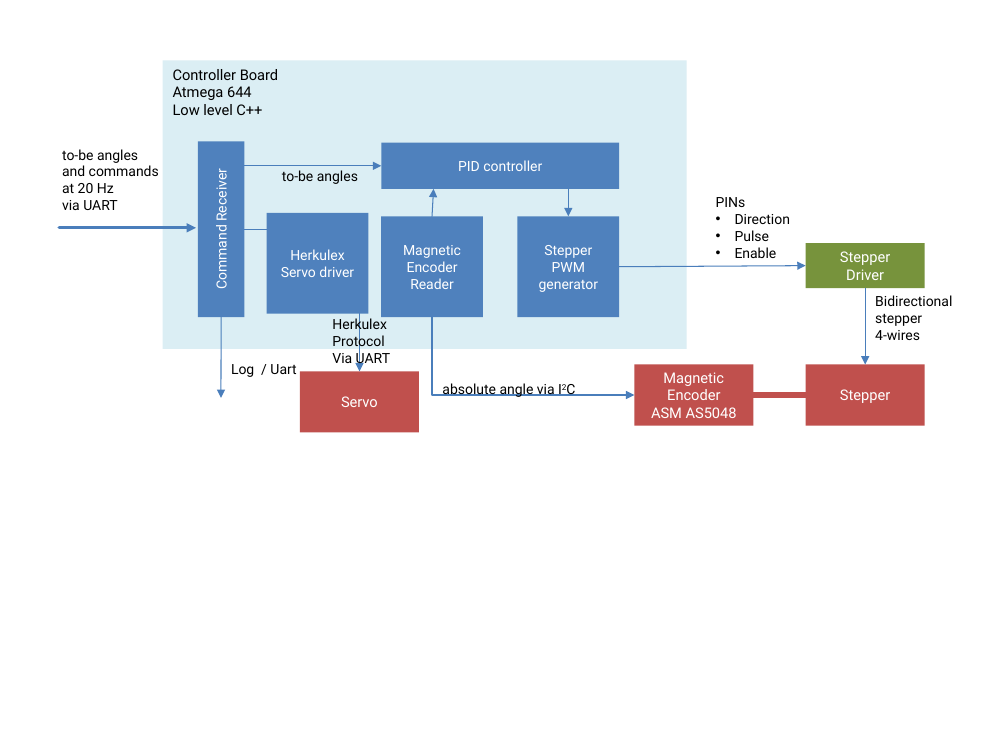
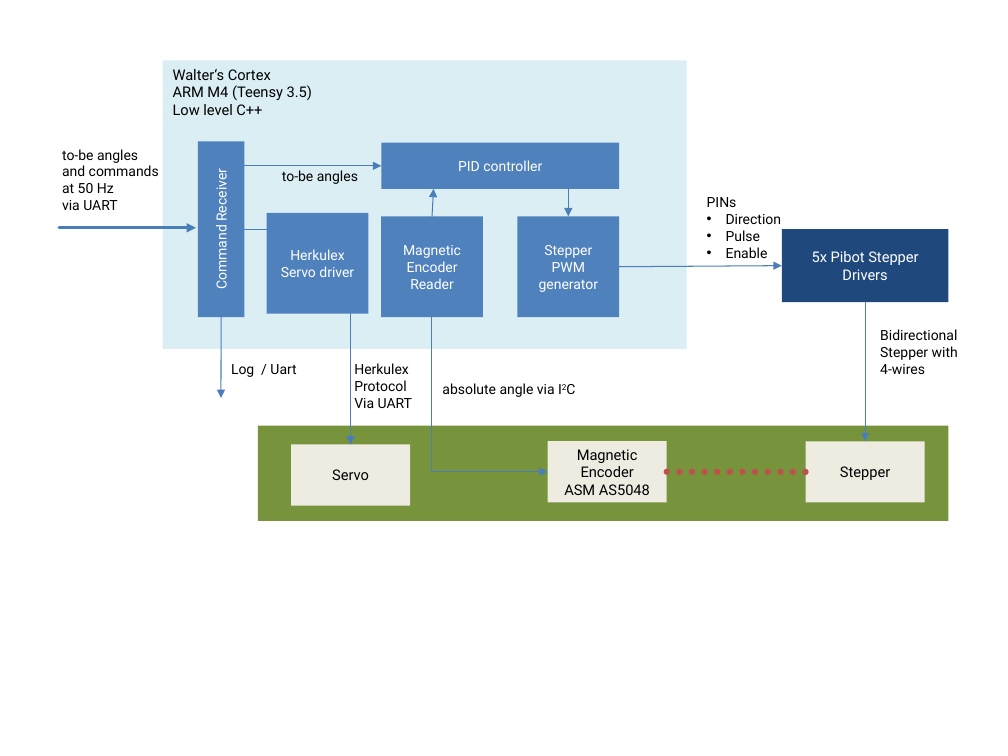
Before and after one commit to goergch/Walter, a slide deck: slide 7 of doc/Walter Documentation.pptx. Drawn at 1008x756 pixels with LibreOffice and Linux fonts; fonts in the diff are those of the drawing. Boxes give left, top, right and bottom in pixels: in the first picture for what was removed or moved away, otherwise in the second. Text is boxed around its words. In the diff, an @@ line names an element or a change of style, - is before the commit and + after.

```diff
--- a/doc/Walter Documentation.pptx
+++ b/doc/Walter Documentation.pptx
@@ text in rectangle at [173,69,312,100]: text changed @@
-Controller Board
-Atmega 644
+Walter‘s Cortex
+ARM M4 (Teensy 3.5)
@@ text at [62,183,114,193]: text changed @@
-at 20 Hz
+at 50 Hz
@@ text "PINs": place and size @@
-text "PINs" at [716,197,790,258]
+text "PINs" at [707,197,781,258]
@@ elbow arrow moved from (244, 229) - (360, 371) to (244, 229) - (351, 445) @@
@@ rectangle "5x Pibot Stepper Drivers": place and size @@
-rectangle "5x Pibot Stepper Drivers" at [805,243,924,288]
+rectangle "5x Pibot Stepper Drivers" at [782,229,949,301]
@@ rectangle "5x Pibot Stepper Drivers" at [782,229,949,301]: fill #77933C to #1F497D @@
@@ arrow moved from (619, 267) - (805, 266) to (619, 267) - (782, 266) @@
@@ text in rectangle at [812,251,918,280]: text changed @@
-Stepper
-Driver
+5x Pibot Stepper Drivers
@@ elbow arrow moved from (432, 318) - (634, 395) to (432, 318) - (547, 472) @@
@@ arrow moved from (865, 288) - (865, 365) to (865, 302) - (865, 442) @@
@@ text "Bidirectional": place and size @@
-text "Bidirectional" at [875,295,952,340]
+text "Bidirectional" at [880,329,958,374]
@@ text "Herkulex" rewrapped from [332,316,390,366] to [354,363,412,408] @@
@@ text at [880,346,958,360]: text changed @@
-stepper
+Stepper with
@@ rectangle added at [258,425,949,520], fill #77933C @@
@@ rectangle "Servo": place and size @@
-rectangle "Servo" at [300,371,419,432]
+rectangle "Servo" at [291,445,410,506]
@@ text colour #FFFFFF to #000000; fill #C0504D to #EEECE1 in 3 elements at [805,442,924,503], [291,445,410,506], [547,442,666,503] @@
@@ rectangle "Magnetic": place and size @@
-rectangle "Magnetic" at [634,365,753,426]
+rectangle "Magnetic" at [547,442,666,503]
@@ rectangle "Stepper": place and size @@
-rectangle "Stepper" at [805,365,924,426]
+rectangle "Stepper" at [805,442,924,503]
@@ line moved from (753, 395) - (805, 395) to (666, 472) - (805, 472) @@
@@ line (666, 472) - (805, 472): stroke #C0504D 4.5 pt to #C0504D 4.5 pt dashed @@
```
Also in this commit, not shown: 12 other files.
